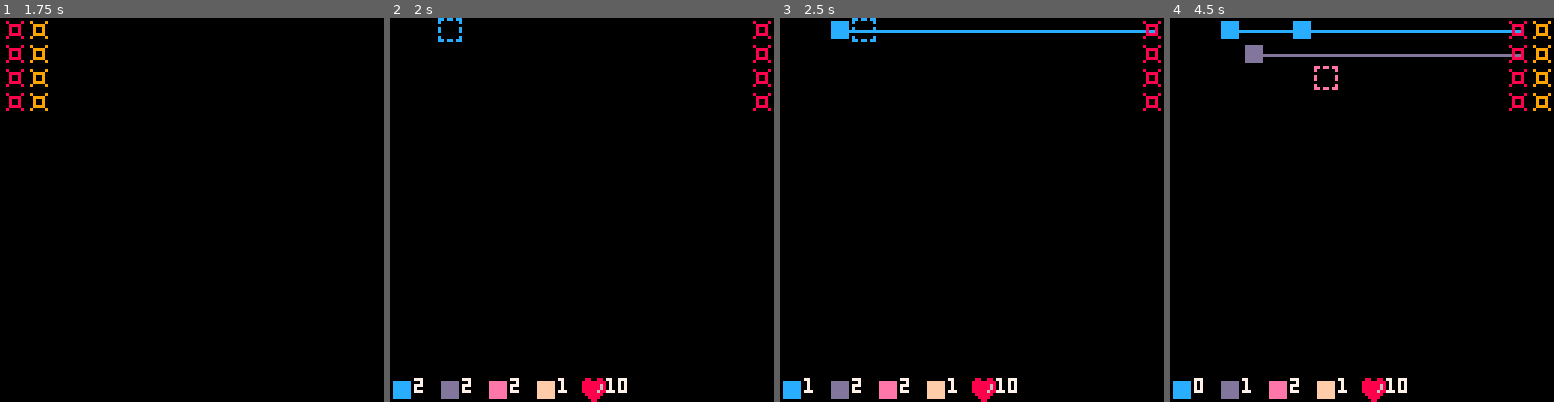
Above: before the commit, frames 1-4 (left to right).
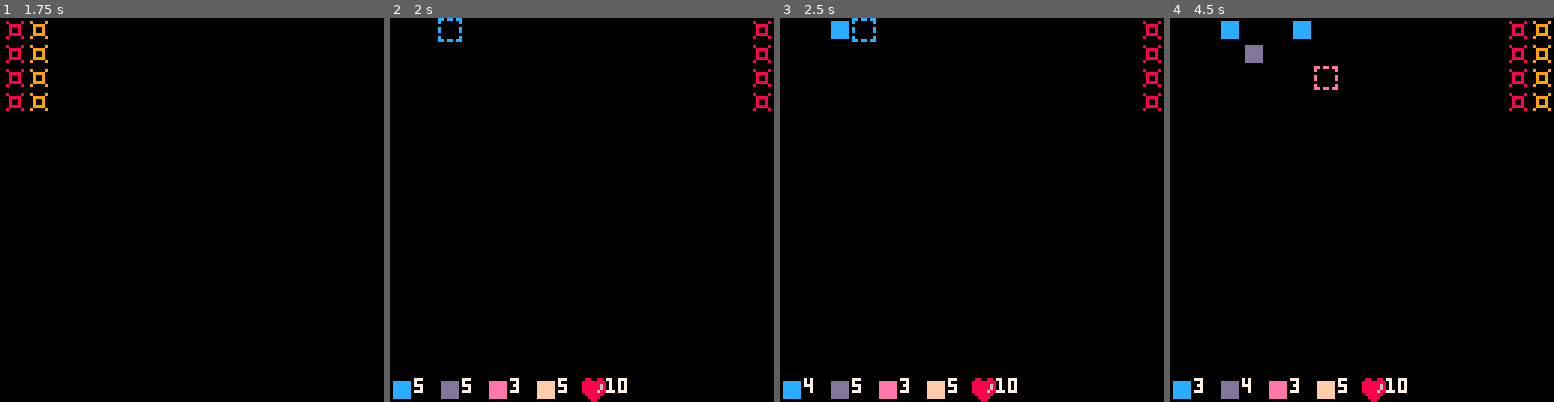
Above: after the commit, the same moments.

Repository: RobertoFreireFerrazPassos/pico8
Game: PICO-8 cartridge towerdefense.p8
The game is run twice, just before and just after one commit, with the same random seed, the same clock (stepped at 60 frames per second) and the same inputs.
Inputs:
- Up to frame 1 (1.75 s): tap X (X key) at 0.33, 1.07 s; tap O (Z key) at 0.7, 1.7 s; hold Right from 1.6 s (still down)
- Up to frame 2 (2 s): keep holding Right; tap X (X key) at 1.85 s
- Up to frame 3 (2.5 s): release Right at 2.1 s; tap O (Z key) at 2.1 s; hold Up 2.15-2.42 s; hold Right from 2.47 s (still down)
- Up to frame 4 (4.5 s): tap O (Z key) every 0.4 s from 2.5 to 4.1 s; tap X (X key) at 2.97, 4.08 s; release Right at 3.03 s; hold Left 3.08-3.58 s; hold Down 3.63-3.97 s; hold Right from 4.02 s (still down)

Frame 1 is identical in both runs. In frame 2, 0.1% of the frame differs, in the area x 6-47%, y 93-97%; in frame 3, 0.8%; in frame 4, 1.2%, in the area x 6-92%, y 3-98%.

Commit message:
add attack speed and stun

Diff:
--- a/towerdefense.p8
+++ b/towerdefense.p8
@@ -3,7 +3,7 @@
 __lua__
 function _init()
  generateavailabletowers(
- 	{2,2,2,1}
+ 	{5,5,3,5}
  )
  create_buffer()
 	generateenemies()
@@ -197,11 +197,16 @@
 	end)
 end
 
+--c color
+--s sprite
+--as attack speed
+--d damage
+--st stun
 towertypes = {
-	{c=12,s=2},
-	{c=13,s=3},
-	{c=14,s=4},
-	{c=15,s=5}
+	{c=12,s=2,as=60,d=1,st=60},
+	{c=13,s=3,as=50,d=5,st=0},
+	{c=14,s=4,as=40,d=10,st=0},
+	{c=15,s=5,as=30,d=15,st=0}
 }
 
 towers= {}
@@ -212,7 +217,13 @@
 	s=0,
 	twt={},-- tower type
 	ce=nil,-- closest enemy
+	hd=false,--hasdetected
+	f=false,--fire
 	control=function(_ENV)
+		if hd then
+			return
+		end
+
 		ce=enemies[1]
 	 foreach(enemies,function(e)
 	 	if distance(x,y,e.x,e.y)
@@ -220,10 +231,18 @@
 	 		ce=e
 	 	end
 	 end)
+
+	 if ce~=nil then
+	 	hd=true
+	 	f=true
+			timemanager:addtimer(twt.as,function() _ENV.hd=false end,1)
+			timemanager:addtimer(10,function() _ENV.f=false end,1)
+			timemanager:addtimer(1,function() ce:takedamage(twt.d,twt.st) end,1)
+		end
 	end,
 	draw=function(_ENV)
 		spr(twt.s,x,y)
-		if ce~=nil then
+		if f then
 			line(x+4,y+4,ce.x+4,ce.y+4,twt.c)
 		end
 	end
@@ -240,6 +259,8 @@
 	hm=false,--hasmoved
 	move=false,
 	dir=1,--3 up 2 down 1 left
+	l=100,--life
+	stun=0,
 	moveleft=function(_ENV)
 		if not move and not get_buffer(x-8,y).a and x>0 then
 			x-=8
@@ -262,6 +283,10 @@
 		end
 	end,
 	control=function(_ENV)
+		if stun>0 then
+			stun-=1
+		end
+
 		local lx,ly=x,y
 		move=false
 
@@ -292,12 +317,25 @@
 			else
 			 set_buffer(x,y,{a=true})
 				hm=true
-				timemanager:addtimer(60,function() _ENV.hm=false end,1)
+				timemanager:addtimer(60+stun,function() _ENV.hm=false end,1)
 			end
 		end
 	end,
+	takedamage=function(_ENV,damage,stn)
+		l-=damage
+		stun=stn
+		if l<=0 then
+			del(enemies,_ENV)
+		end
+	end,
 	draw=function(_ENV)
-		spr(s,x,y)
+		if l<80 then
+			spr(s+1,x,y)
+		elseif l<30 then
+		 spr(s+2,x,y)
+		else
+			spr(s,x,y)
+		end
 	end
 })
 
@@ -345,12 +383,12 @@
 00000000600000060cccccc00dddddd00eeeeee00ffffff000000000000000000000000000000000000000000000000000000000000000000000000000000000
 00000000660660660000000000000000000000000000000000000000000000000000000000000000000000000000000000000000000000000000000000000000
 00000000000000000000000000000000000000000000000000000000000000000000000000000000000000000000000000000000000000000000000000000000
-08000080080000800800008009000090090000900900009000000000000000000000000000000000000000000000000000000000000000000000000000000000
-00888800008888000088880000999900009999000099990000000000000000000000000000000000000000000000000000000000000000000000000000000000
+08000080000000000000000009000090000000000000000000000000000000000000000000000000000000000000000000000000000000000000000000000000
+00888800008888000008800000999900009999000009900000000000000000000000000000000000000000000000000000000000000000000000000000000000
 00800800008008000080080000900900009009000090090000000000000000000000000000000000000000000000000000000000000000000000000000000000
 00800800008008000080080000900900009009000090090000000000000000000000000000000000000000000000000000000000000000000000000000000000
-00888800008888000088880000999900009999000099990000000000000000000000000000000000000000000000000000000000000000000000000000000000
-08000080080000800800008009000090090000900900009000000000000000000000000000000000000000000000000000000000000000000000000000000000
+00888800008888000008800000999900009999000009900000000000000000000000000000000000000000000000000000000000000000000000000000000000
+08000080000000000000000009000090000000000000000000000000000000000000000000000000000000000000000000000000000000000000000000000000
 00000000000000000000000000000000000000000000000000000000000000000000000000000000000000000000000000000000000000000000000000000000
 08800880000000000000000000000000000000000000000000000000000000000000000000000000000000000000000000000000000000000000000000000000
 88888888000000000000000000000000000000000000000000000000000000000000000000000000000000000000000000000000000000000000000000000000
